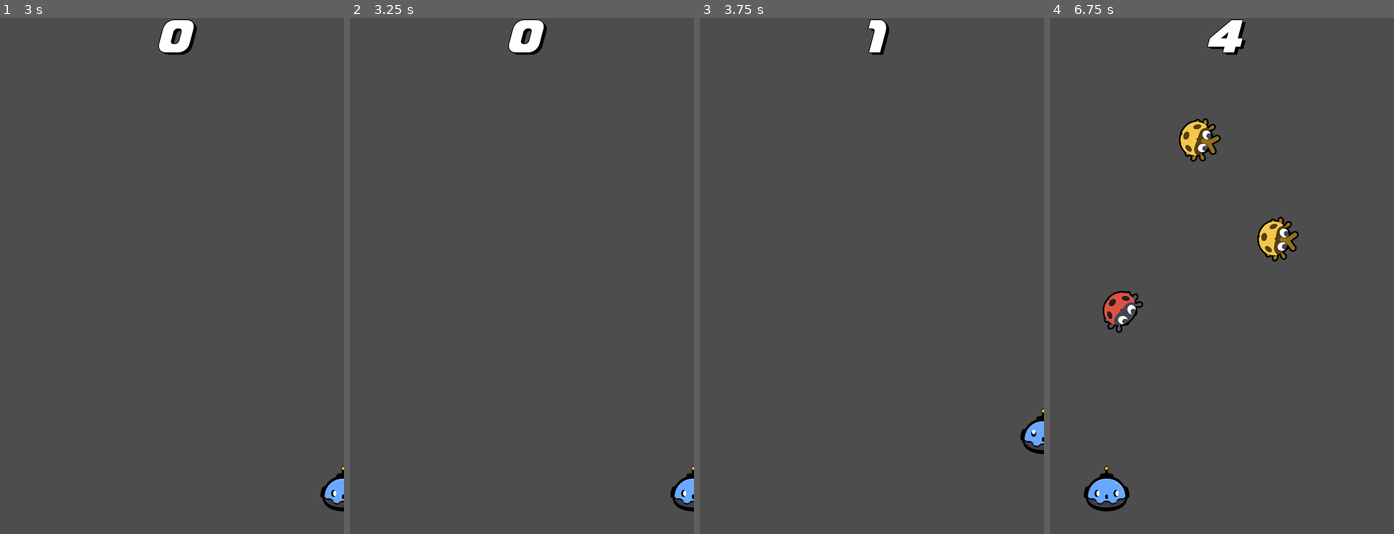
Above: before the commit, frames 1-4 (left to right).
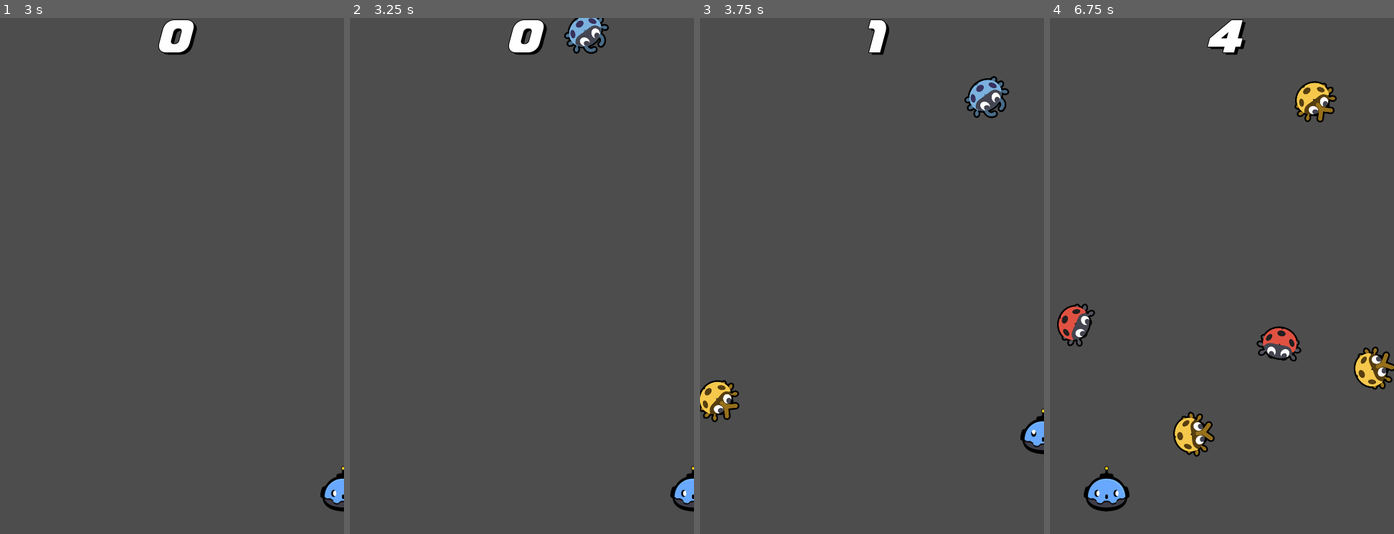
Above: after the commit, the same moments.

Repository: danillog/dodgethebugs
Game: Godot game, scene res://main.tscn
Same seed, same stepped clock (60 frames per second), same inputs: the game is played once before the commit and once after it. This scene is started directly instead of the project's main scene.
Inputs:
- Up to frame 1 (3 s): click "Start" at 0.5 s; tap Enter at 1.25 s; hold D (move_right) 1.28-2.03 s; hold S (move_down) 2.03-2.78 s; hold D (move_right) from 2.78 s (still down)
- Up to frame 2 (3.25 s): keep holding D (move_right)
- Up to frame 3 (3.75 s): release D (move_right) at 3.53 s; hold Up (move_up) from 3.53 s (still down)
- Up to frame 4 (6.75 s): release Up (move_up) at 4.28 s; hold A (move_left) 4.28-5.78 s; hold S (move_down) 5.78-6.53 s; hold D (move_right) from 6.53 s (still down)

Frame 1 is identical in both runs. In frame 2, 0.5% of the frame differs, in the area x 62-76%, y 0-7%; in frame 3, 1.3%; in frame 4, 4.9%, in the area x 2-100%, y 12-86%.

Commit message:
fix/bug-location

Diff:
--- a/main.tscn
+++ b/main.tscn
@@ -7,7 +7,7 @@
 
 [sub_resource type="Curve2D" id="Curve2D_ig7tw"]
 _data = {
-"points": PackedVector2Array(0, 0, 0, 0, -239, -362, 0, 0, 0, 0, 241, -362, 0, 0, 0, 0, 233, 350, 0, 0, 0, 0, -231, 342, 0, 0, 0, 0, -239, -362)
+"points": PackedVector2Array(-10.89, 6.05, 10.89, -6.05, -239, -362, 0, 0, 0, 0, 241, -362, 0, 0, 0, 0, 233, 350, 0, 0, 0, 0, -231, 342, 0, 0, 0, 0, -239, -362)
 }
 point_count = 5
 
@@ -38,6 +38,7 @@
 
 [node name="BugPathLocation" type="PathFollow2D" parent="BugPath"]
 position = Vector2(-239, -362)
+rotation = -0.507098
 
 [connection signal="start_game" from="HUD" to="." method="new_game"]
 [connection signal="start_game" from="HUD" to="." method="_on_hud_start_game"]
--- a/scripts/main.gd
+++ b/scripts/main.gd
@@ -27,6 +27,9 @@
 	$HUD.update_score(score)
 	$HUD.show_message("Get ready")
 	get_tree().call_group("bugs", "qeue_free")
+	print("Path position:", $BugPath.position)
+	print("Path exists:", is_instance_valid($BugPath))
+	print("Path has points:", $BugPath.curve.get_point_count())
 
 
 
@@ -42,43 +45,19 @@
 func _on_bug_timer_timeout() -> void:
 	var bug = bug_scene.instantiate()
 	var bug_location = $BugPath/BugPathLocation
-	#bug_location.progress_ratio = randf()
-	if randf() < 0.5:
-		bug_location.progress_ratio = randf_range(0.0, 0.4)
-	else:
-		bug_location.progress_ratio = randf_range(0.7, 1.0)
+	bug_location.progress_ratio = randf()
+	#if randf() < 0.5:
+		#bug_location.progress_ratio = randf_range(0.0, 0.4)
+	#else:
+		#bug_location.progress_ratio = randf_range(0.7, 1.0)
+	bug.global_position = bug_location.global_position
 
-	var direction = bug_location.rotation + PI / 2
-	bug.position = bug_location.position
+	var direction = bug_location.global_rotation + PI / 2
 	direction += randf_range(-PI /4, PI /4)
 	bug.rotation = direction
 
-	var velocity =Vector2(randf_range(150.0,250.0), 0.0)
+	var velocity = Vector2(randf_range(150.0, 250.0), 0.0)
 	bug.linear_velocity = velocity.rotated(direction)
+
 	add_child(bug)
 	#
-#func _on_bug_timer_timeout() -> void:
-	#var bug = bug_scene.instantiate()
-	#var bug_location = $BugPath/BugPathLocation
-	#
-	## Defina a área "meio" que queremos evitar
-	#var middle_min = 0.4
-	#var middle_max = 0.6
-	#
-	## Gere um valor de progress_ratio que evite o meio
-	#var progress_ratio
-	#if randf() < 0.5:
-		#progress_ratio = randf_range(0.0, middle_min)
-	#else:
-		#progress_ratio = randf_range(middle_max, 1.0)
-	#
-	#bug_location.progress_ratio = progress_ratio
-	#
-	#var direction = bug_location.rotation + PI / 2
-	#bug.position = bug_location.position
-	#direction += randf_range(-PI /4, PI /4)
-	#bug.rotation = direction
-	#
-	#var velocity = Vector2(randf_range(150.0, 250.0), 0.0)
-	#bug.linear_velocity = velocity.rotated(direction)
-	#add_child(bug)
